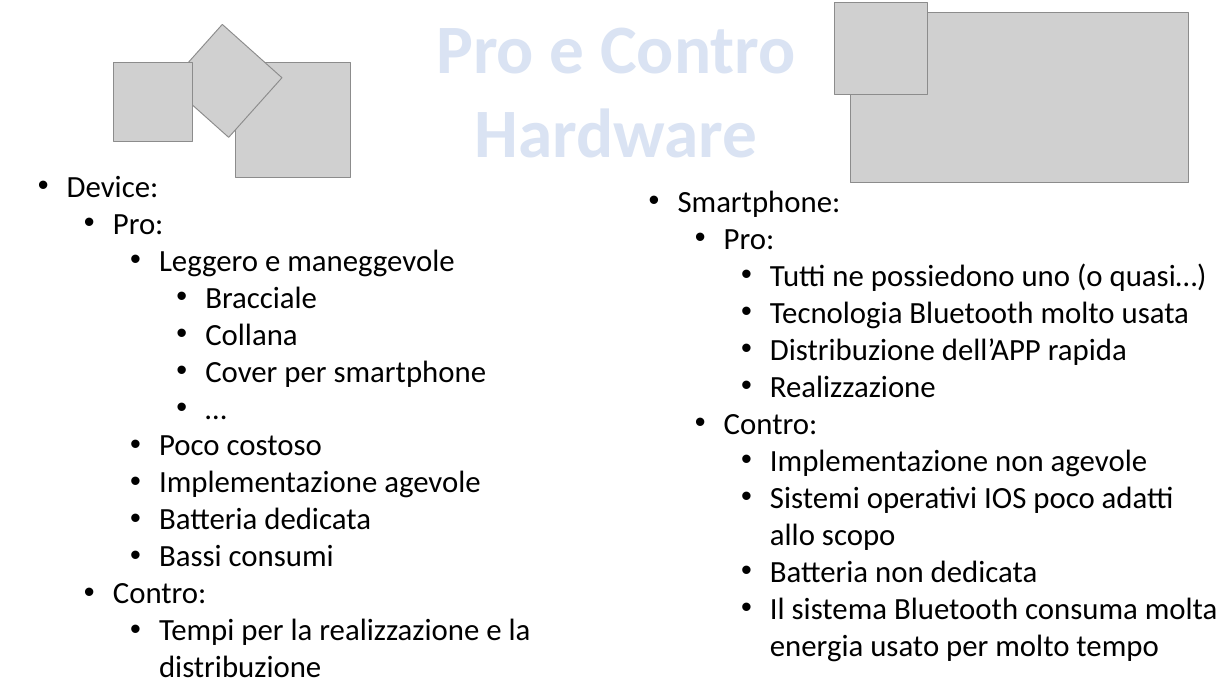
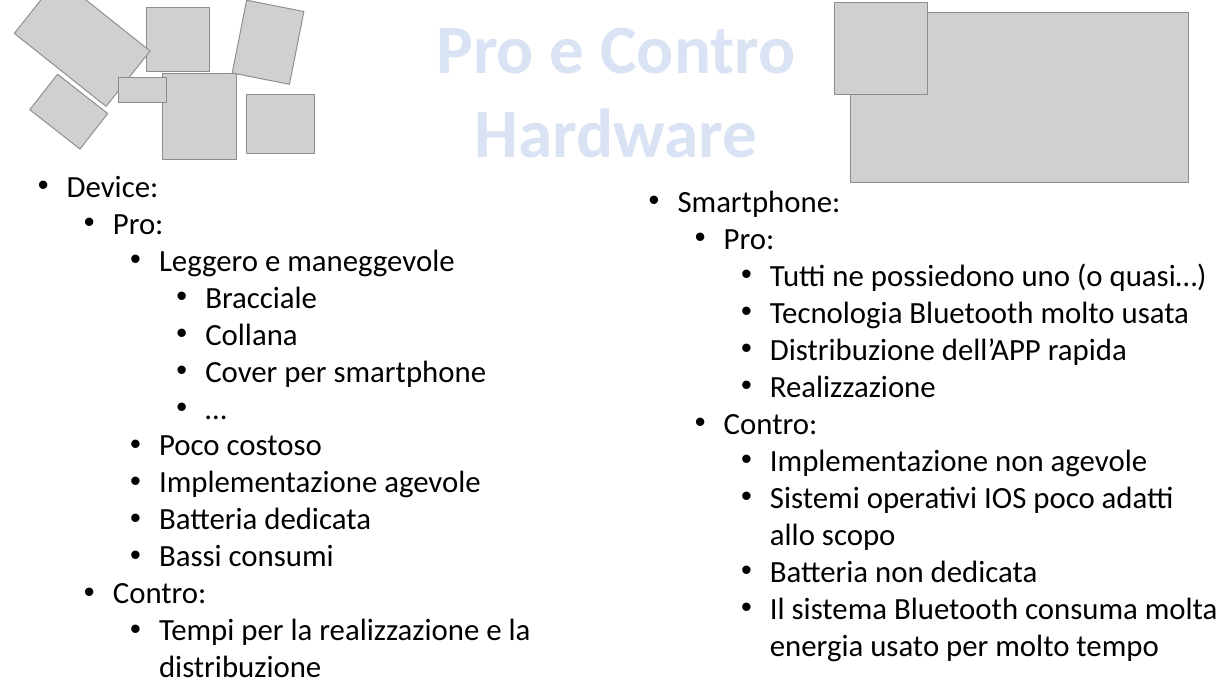
Before and after one commit to BubbleB0x/device, a slide deck: slide 14 of Business Plan e Presentazione/Presentazione AIRTLab (BubbleBox).pptx. Drawn at 1232x693 pixels with LibreOffice and Linux fonts; fonts in the diff are those of the drawing; grey boxes stand for pictures. Boxes give left, top, right and bottom in pixels: in the first picture for what was removed or moved away, otherwise in the second. Text is boxed around its words. In the diff, an @@ line names an element or a change of style, - is before the commit and + after.

```diff
--- a/Business Plan e Presentazione/Presentazione AIRTLab (BubbleBox).pptx
+++ b/Business Plan e Presentazione/Presentazione AIRTLab (BubbleBox).pptx
@@ picture added at [14,0,150,106] @@
@@ picture added at [147,7,211,71] @@
@@ picture removed at [169,24,283,138] @@
@@ picture added at [232,0,304,84] @@
@@ picture added at [30,74,108,149] @@
@@ picture removed at [114,62,193,141] @@
@@ picture added at [118,78,167,103] @@
@@ picture added at [163,73,237,160] @@
@@ picture removed at [236,62,350,177] @@
@@ picture added at [247,94,314,153] @@
```
Also in this commit, not shown: 2 other slides changed, 5 other files.
